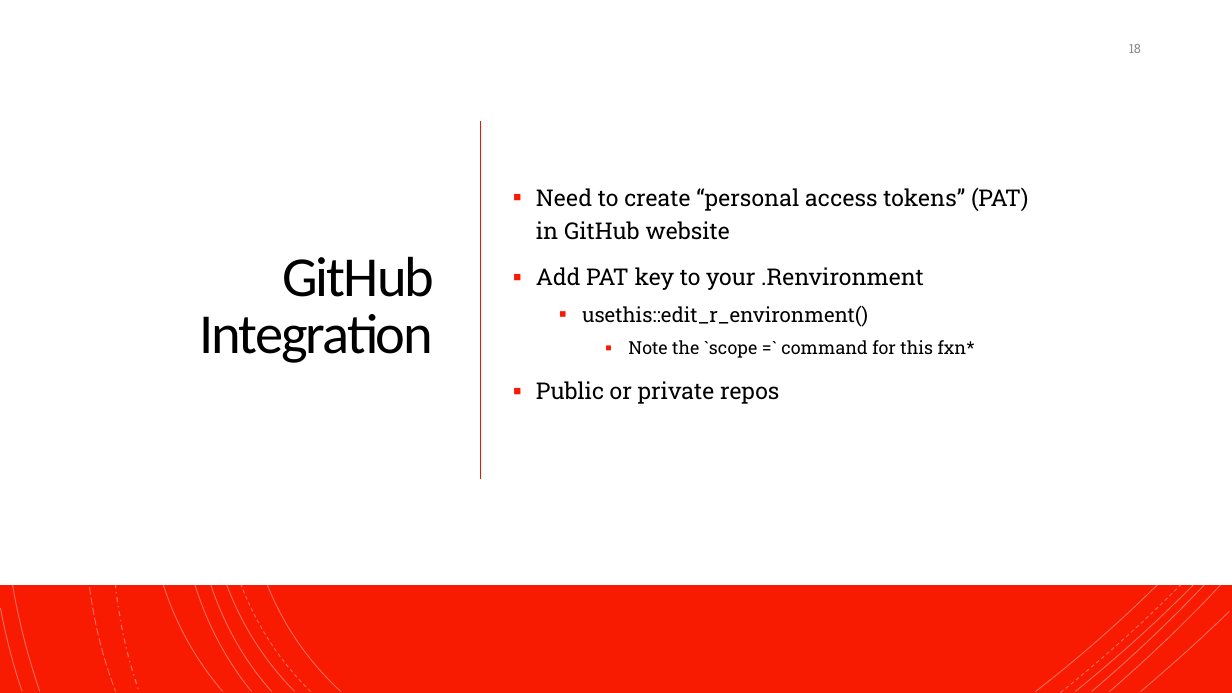
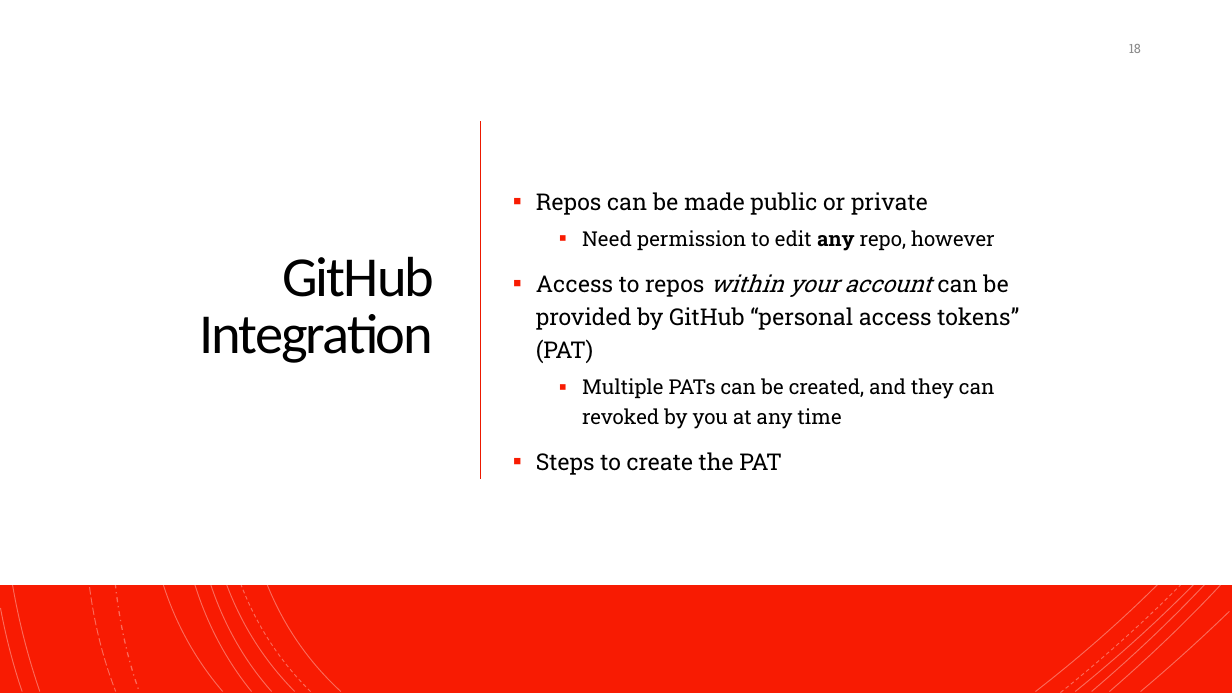
Before and after one commit to NeuroShepherd/R_Coding_Presentations, a slide deck: slide 18 of RStudio, Git, and Github/RStudio_Git_Github.pptx. Drawn at 1232x693 pixels with LibreOffice and Linux fonts; fonts in the diff are those of the drawing. Boxes give left, top, right and bottom in pixels: in the first picture for what was removed or moved away, otherwise in the second. Text is boxed around its words. In the diff, an @@ line names an element or a change of style, - is before the commit and + after.

```diff
--- a/RStudio, Git, and Github/RStudio_Git_Github.pptx
+++ b/RStudio, Git, and Github/RStudio_Git_Github.pptx
@@ text at [536,192,1019,475]: text changed @@
-▪ Need to create “personal access tokens” (PAT) in GitHub website
-▪ Add PAT key to your .Renvironment
-  ▪ usethis::edit_r_environment()
-    ▪ Note the `scope =` command for this fxn*
-▪ Public or private repos
+▪ Repos can be made public or private
+  ▪ Need permission to edit any repo, however
+▪ Access to repos within your account can be provided by GitHub “personal access tokens” (PAT)
+  ▪ Multiple PATs can be created, and they can revoked by you at any time
+▪ Steps to create the PAT
```
Also in this commit, not shown: 7 other slides changed, 4 slides added, 3 other files.
